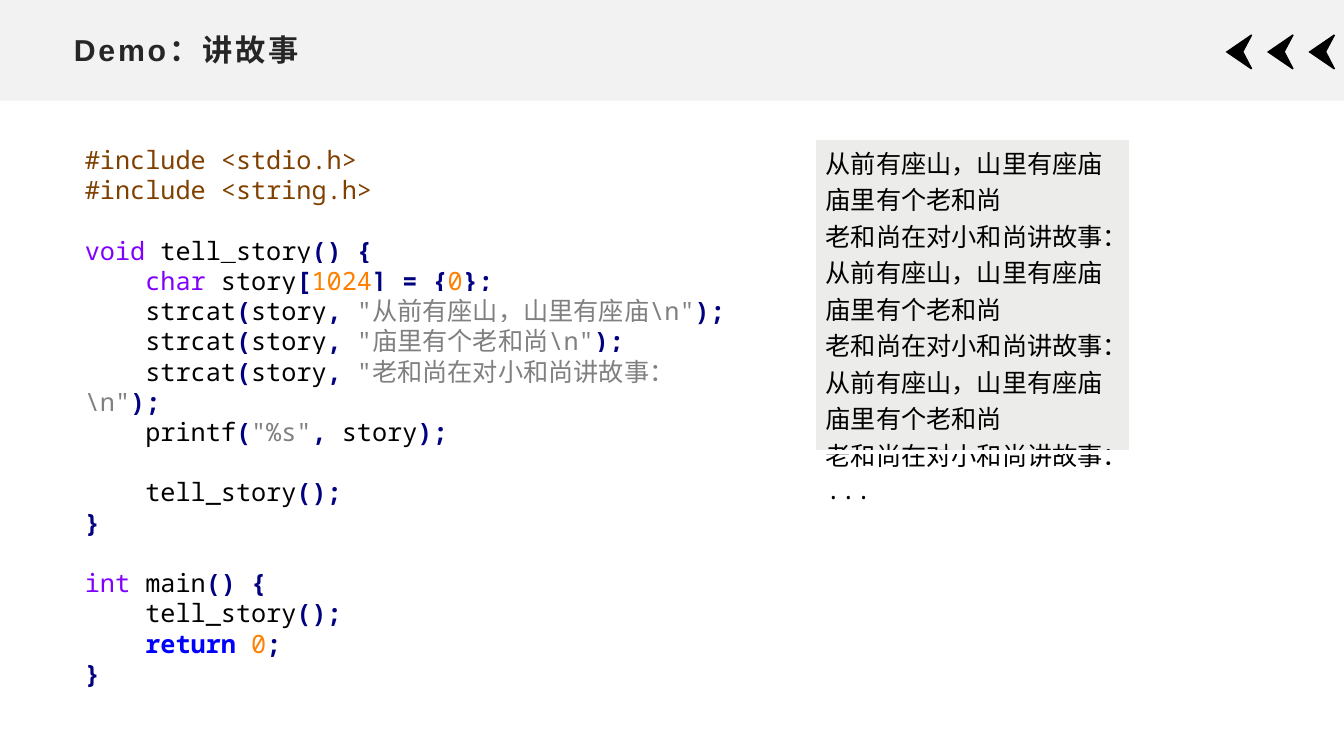
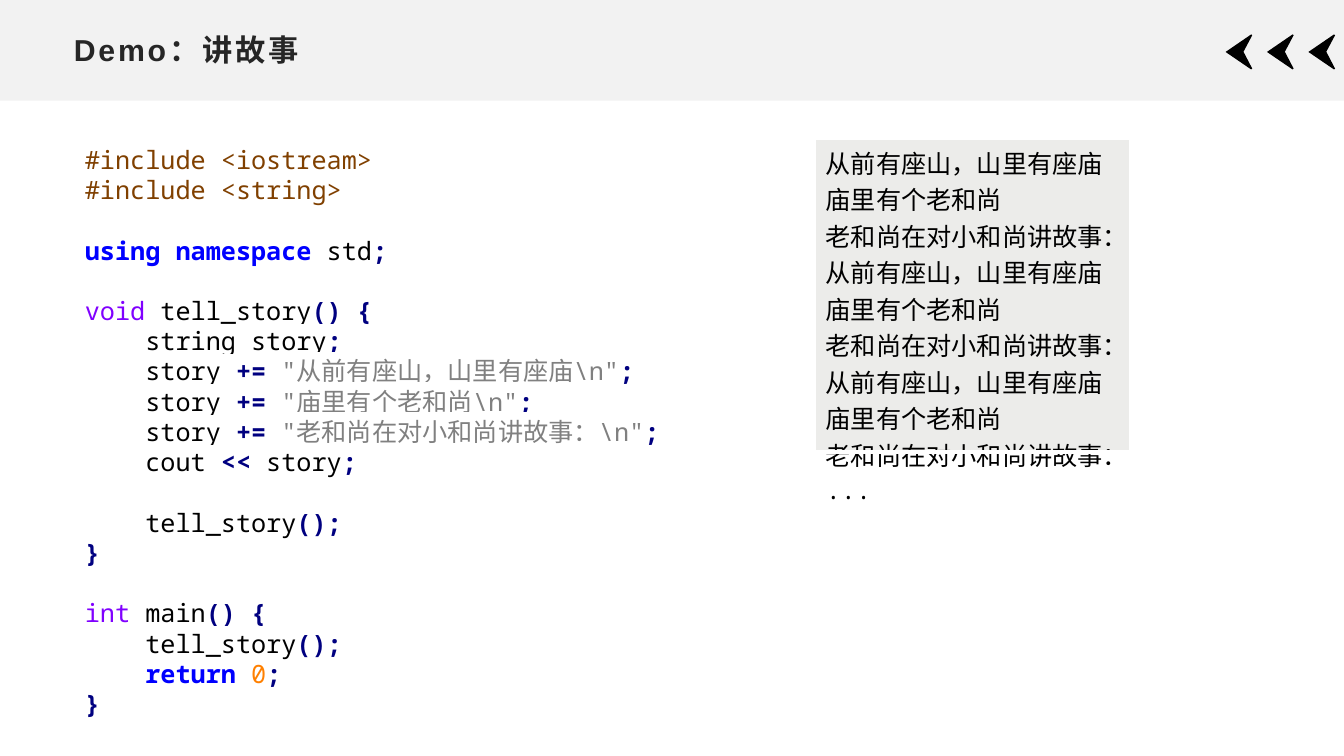
Before and after one commit to xdai02/C_Plus_Plus, a slide deck: slide 36 of slides/Chapter5.pptx. Drawn at 1344x756 pixels with LibreOffice and Linux fonts; fonts in the diff are those of the drawing. Boxes give left, top, right and bottom in pixels: in the first picture for what was removed or moved away, otherwise in the second. Text is boxed around its words. In the diff, an @@ line names an element or a change of style, - is before the commit and + after.

```diff
--- a/slides/Chapter5.pptx
+++ b/slides/Chapter5.pptx
@@ text "#include <iostream>" at (85,150,659,687): alignment left to justified @@
@@ text at (85,150,387,266): text changed @@
-#include <stdio.h>
-#include <string.h>
+#include <iostream>
+#include <string>
+using namespace std;
@@ text at (145,331,659,477): text changed; text colour #000000 to #808080 @@
-char story[1024] = {0};
-strcat(story, "从前有座山，山里有座庙\n");
-strcat(story, "庙里有个老和尚\n");
-strcat(story, "老和尚在对小和尚讲故事：\n");
-printf("%s", story);
+string story;
+story += "从前有座山，山里有座庙\n";
+story += "庙里有个老和尚\n";
+story += "老和尚在对小和尚讲故事：\n";
+cout << story;
```
Also in this commit, not shown: 27 other slides changed, 9 other files.
